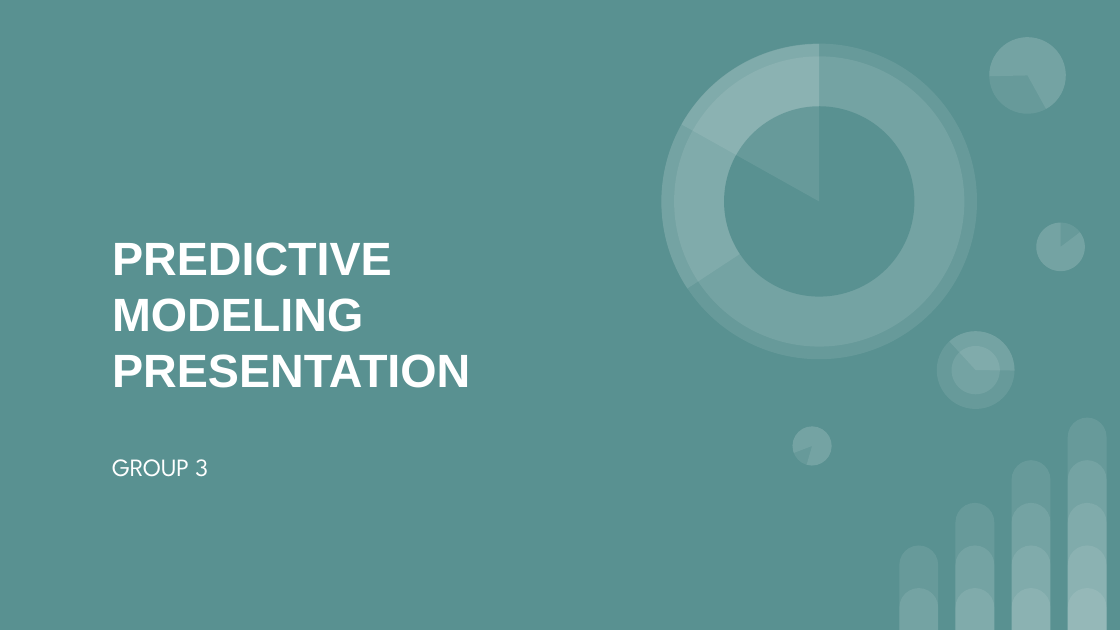
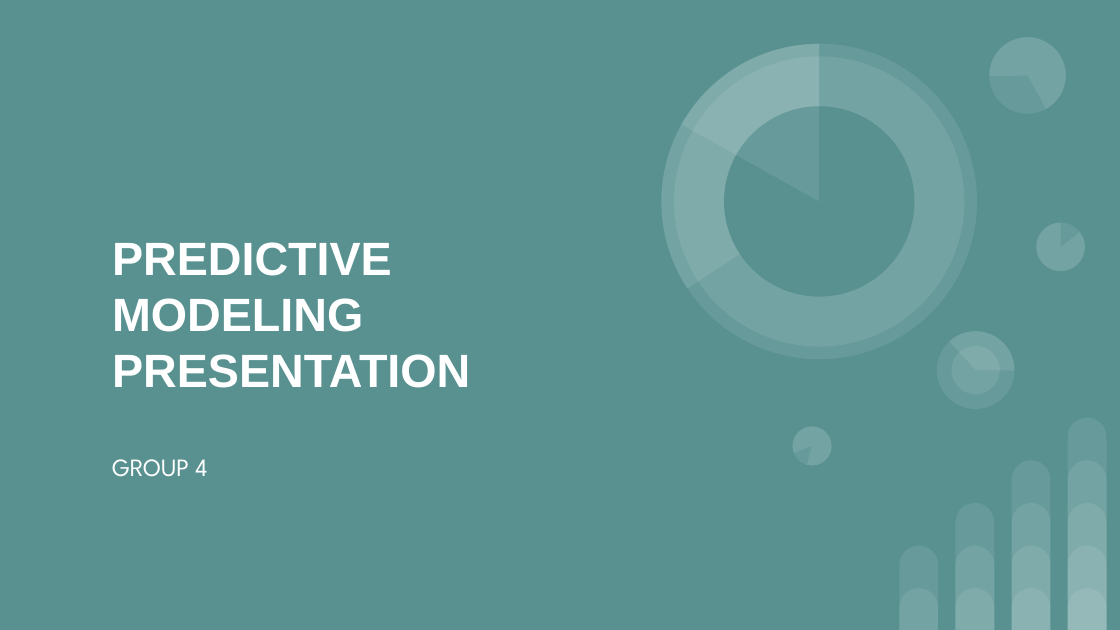
Before and after one commit to yiqiao-yin/Fall2018-Proj3-Sec1-grp4, a slide deck: slide 1 of doc/Presentation.pptx. Drawn at 1120x630 pixels with LibreOffice and Linux fonts; fonts in the diff are those of the drawing. Boxes give left, top, right and bottom in pixels: in the first picture for what was removed or moved away, otherwise in the second. Text is boxed around its words. In the diff, an @@ line names an element or a change of style, - is before the commit and + after.

```diff
--- a/doc/Presentation.pptx
+++ b/doc/Presentation.pptx
@@ subtitle at (x1=112, y1=459, x2=207, y2=477): text changed @@
-GROUP 3
+GROUP 4
```
Also in this commit, not shown: 2 other slides changed, 10 slides added, 5 slides removed.
